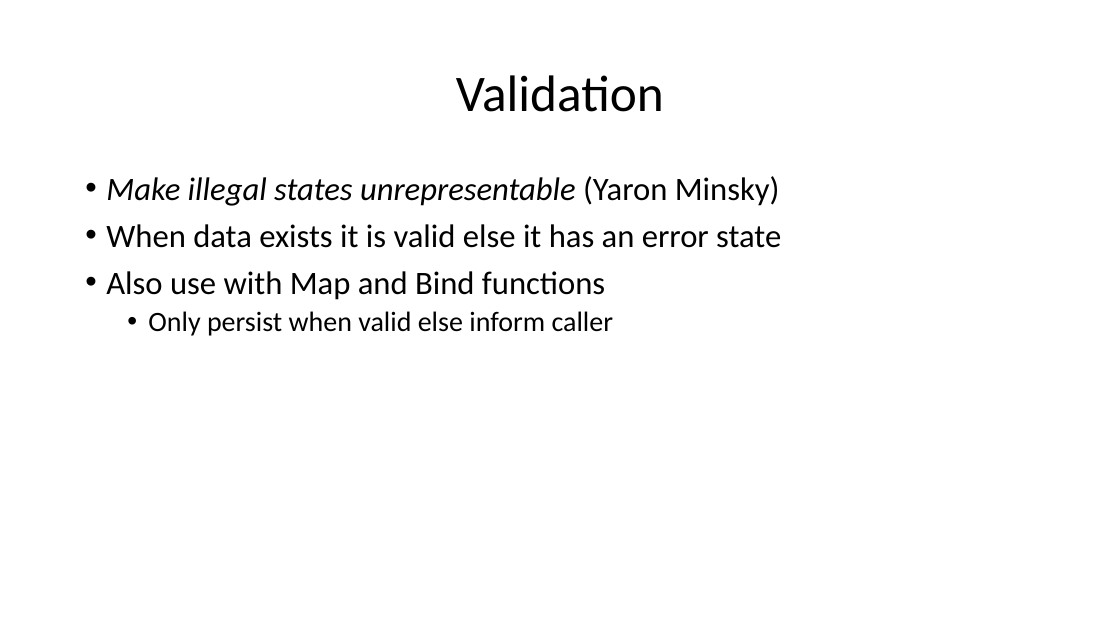
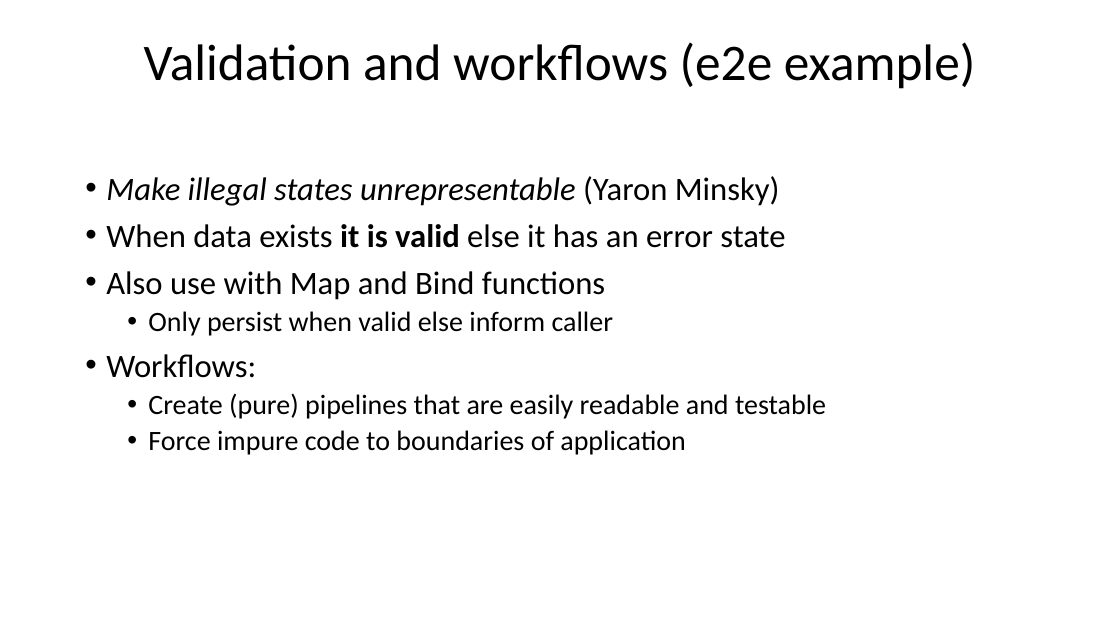
Before and after one commit to aage/fp-makes-life-easier, a slide deck: slide 11 of Presentation/FP-makes-life-easier.pptx. Drawn at 1120x630 pixels with LibreOffice and Linux fonts; fonts in the diff are those of the drawing. Boxes give left, top, right and bottom in pixels: in the first picture for what was removed or moved away, otherwise in the second. Text is boxed around its words. In the diff, an @@ line names an element or a change of style, - is before the commit and + after.

Commit message:
Change pptx

```diff
--- a/Presentation/FP-makes-life-easier.pptx
+++ b/Presentation/FP-makes-life-easier.pptx
@@ title at <box>144,42,975,89</box>: text changed @@
-Validation
+Validation and workflows (e2e example)
@@ text at <box>106,224,785,248</box>: bold on in "it is valid" @@
@@ text at <box>106,354,826,455</box>: paragraphs added @@
+• Workflows:
+  • Create (pure) pipelines that are easily readable and testable
+  • Force impure code to boundaries of application
```
Also in this commit, not shown: 3 other slides changed.
